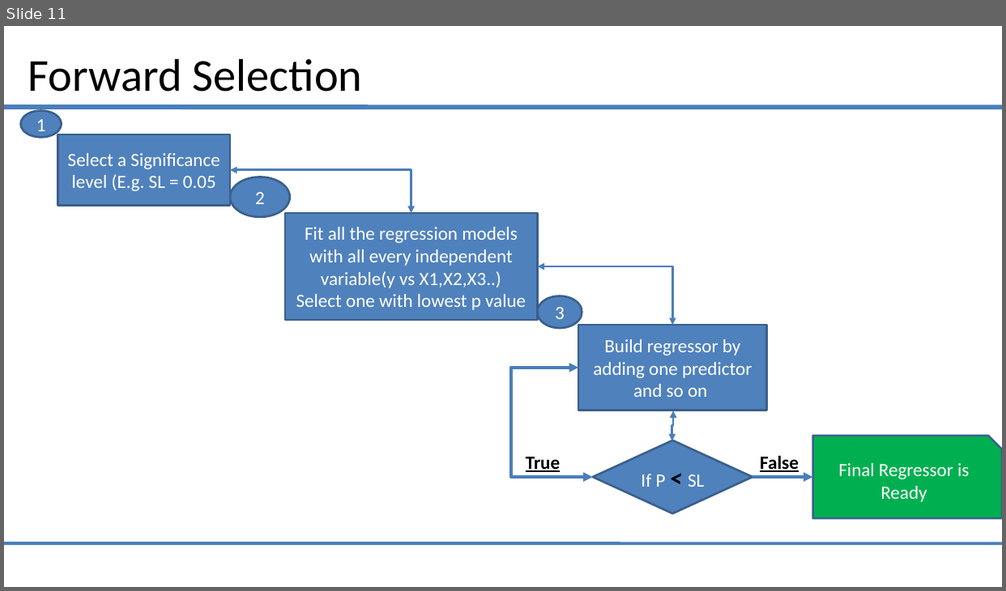
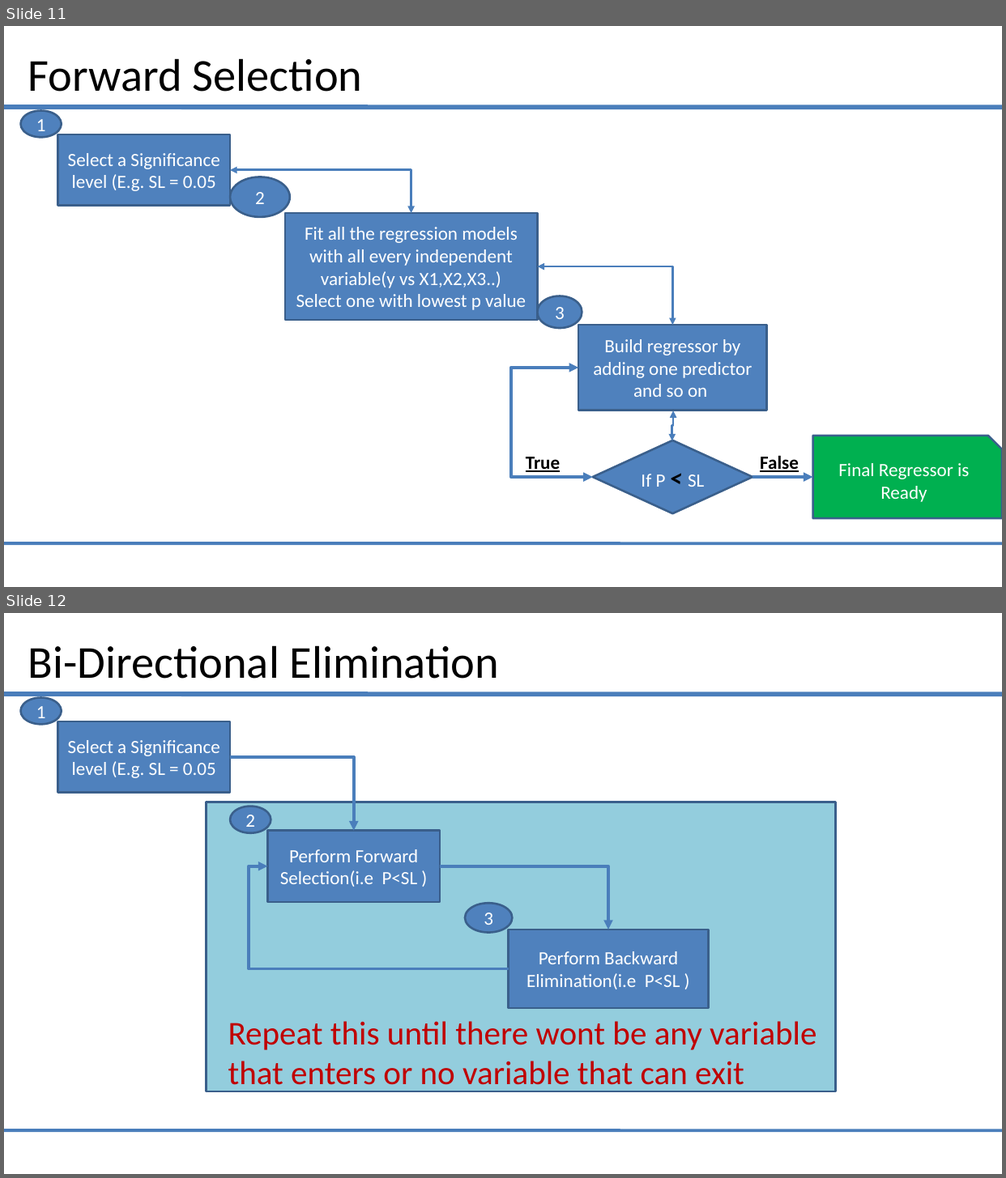
Before and after one commit to saiprasad94/DataSciencePython, a slide deck: Multiple_Linear_Regression/Multiple_linear_Regression.pptx. Shown one above the other, each under a label of ours: slide 11 before the commit, slides 11 and 12 after it. The pictures are 1006x591 and 1006x1178 pixels, drawn with LibreOffice and Linux fonts; fonts in the diff are those of the drawing. Boxes give left, top, right and bottom in pixels: in the first picture for what was removed or moved away, otherwise in the second. Text is boxed around its words. In the diff, an @@ line names an element or a change of style, - is before the commit and + after.

```diff
--- a/Multiple_Linear_Regression/Multiple_linear_Regression.pptx
+++ b/Multiple_Linear_Regression/Multiple_linear_Regression.pptx
@@ slide 12 added at <box>4,613,1002,1174</box>, background #FFFFFF; not listed: 2 template elements that a slide beside it also shows @@
@@ title added at <box>28,645,499,679</box>, 44 pt, text #000000 @@
+Bi-Directional Elimination
@@ ellipse added at <box>20,697,61,725</box>, fill #4F81BD, outline #3A5F8C 2 pt, 18 pt, text #FFFFFF @@
+1
@@ rectangle added at <box>58,722,230,793</box>, fill #4F81BD, outline #3A5F8C 2 pt, 18 pt, text #FFFFFF @@
+Select a Significance level (E.g. SL = 0.05
@@ elbow arrow added from (230, 757) to (354, 831), #4B7EBC 3 pt @@
@@ rectangle added at <box>206,803,836,1093</box>, fill #93CDDD, outline #3A5F8C 2 pt @@
@@ ellipse added at <box>230,806,270,833</box>, fill #4F81BD, outline #3A5F8C 2 pt, 18 pt, text #FFFFFF @@
+2
@@ rectangle added at <box>267,831,440,903</box>, fill #4F81BD, outline #3A5F8C 2 pt, 18 pt, text #FFFFFF @@
+Perform Forward Selection(i.e P<SL )
@@ elbow arrow added from (509, 969) to (267, 866), #4B7EBC 3 pt @@
@@ elbow arrow added from (440, 866) to (608, 930), #4B7EBC 3 pt @@
@@ ellipse added at <box>465,904,513,933</box>, fill #4F81BD, outline #3A5F8C 2 pt, 18 pt, text #FFFFFF @@
+3
@@ rectangle added at <box>509,930,709,1008</box>, fill #4F81BD, outline #3A5F8C 2 pt, 18 pt, text #FFFFFF @@
+Perform Backward Elimination(i.e P<SL )
@@ text added at <box>228,1021,816,1093</box>, 32 pt, text #C00000 @@
+Repeat this until there wont be any variable that enters or no variable that can exit
```
Also in this commit, not shown: 2 slides changed, 1 slide removed.
